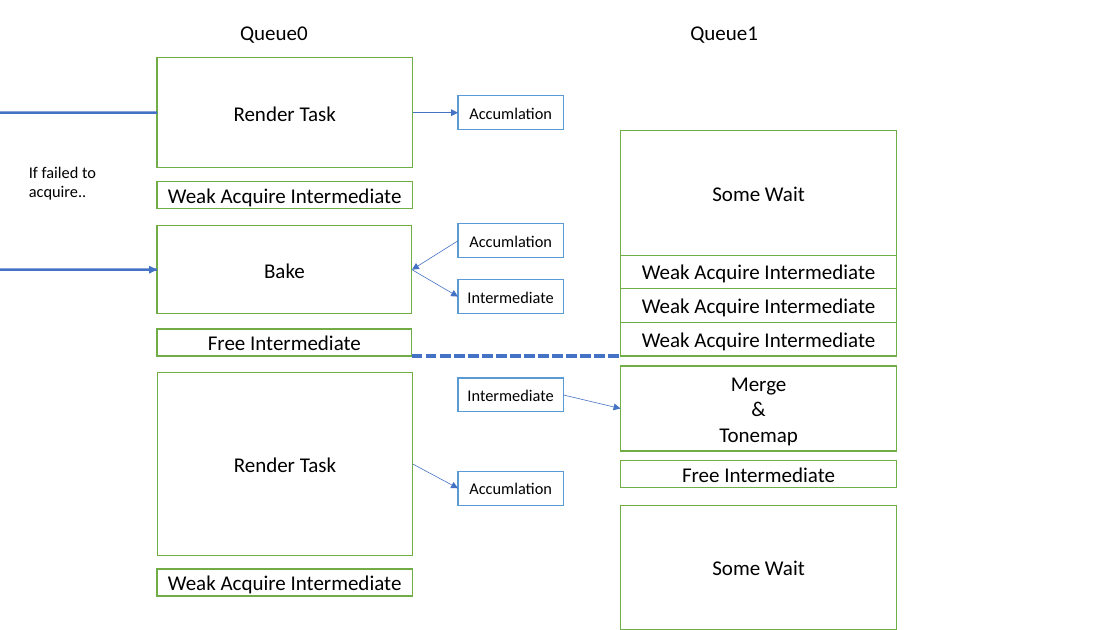
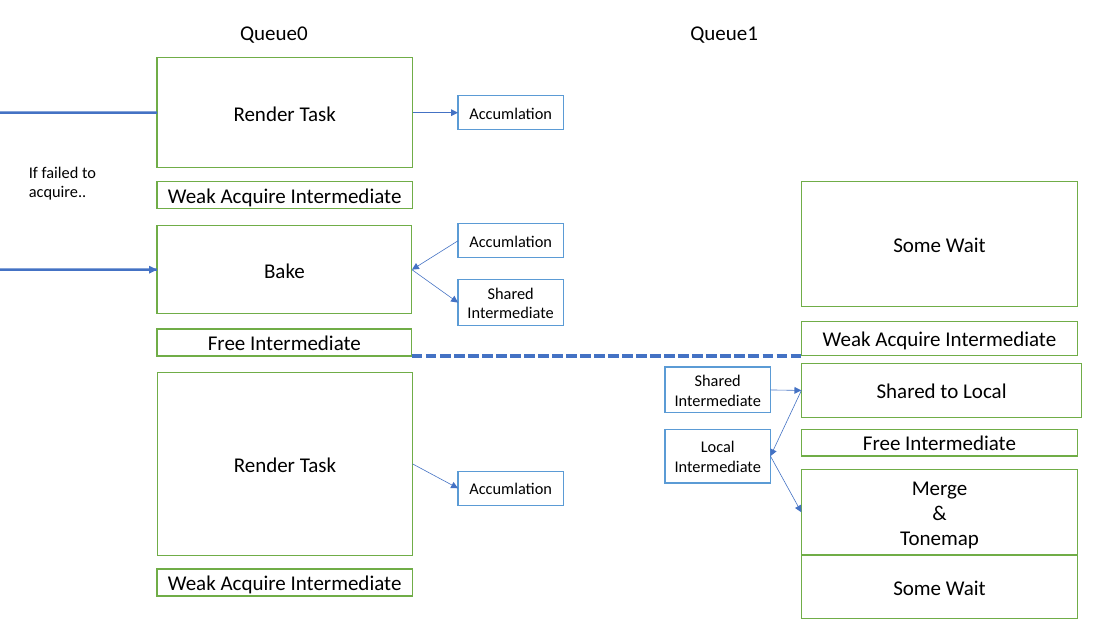
Before and after one commit to Ushio/RaccoonGPURender, a slide deck: slide 1 of notes/intermediate_schedule.pptx. Drawn at 1120x630 pixels with LibreOffice and Linux fonts; fonts in the diff are those of the drawing. Boxes give left, top, right and bottom in pixels: in the first picture for what was removed or moved away, otherwise in the second. Text is boxed around its words. In the diff, an @@ line names an element or a change of style, - is before the commit and + after.

```diff
--- a/notes/intermediate_schedule.pptx
+++ b/notes/intermediate_schedule.pptx
@@ rectangle "Some Wait": place and size @@
-rectangle "Some Wait" at (621,130,897,255)
+rectangle "Some Wait" at (802,181,1078,306)
@@ rectangle removed at (621,255,897,288) @@
-Weak Acquire Intermediate
@@ arrow moved from (412, 270) - (458, 297) to (412, 270) - (458, 302) @@
@@ rectangle "Shared": place and size @@
-rectangle "Shared" at (458,280,564,313)
+rectangle "Shared" at (458,280,564,326)
@@ text in rectangle at (488,287,534,299): paragraph added @@
+Shared
@@ rectangle removed at (621,288,897,322) @@
-Weak Acquire Intermediate
@@ rectangle "Weak Acquire Intermediate": place and size @@
-rectangle "Weak Acquire Intermediate" at (621,323,897,356)
+rectangle "Weak Acquire Intermediate" at (802,322,1078,355)
@@ line moved from (412, 356) - (621, 356) to (412, 356) - (802, 356) @@
@@ rectangle added at (665,367,771,413), fill #FFFFFF, outline #5B9BD5 1 pt, 14 pt, text #000000 @@
+Shared
+Intermediate
@@ rectangle added at (802,364,1082,418), fill #FFFFFF, outline #70AD47 1 pt, 18 pt, text #000000 @@
+Shared to Local
@@ arrow removed from (564, 395) to (621, 408) @@
@@ arrow added from (770, 390) to (802, 391), #4472C4 0.5 pt @@
@@ arrow added from (802, 391) to (770, 456), #4472C4 0.5 pt @@
@@ rectangle "Local": place and size @@
-rectangle "Local" at (458,378,564,412)
+rectangle "Local" at (665,429,771,483)
@@ text in rectangle at (701,440,735,452): paragraph added @@
+Local
@@ rectangle "Free Intermediate": place and size @@
-rectangle "Free Intermediate" at (621,461,897,488)
+rectangle "Free Intermediate" at (802,429,1078,456)
@@ arrow added from (770, 456) to (802, 513), #4472C4 0.5 pt @@
@@ rectangle "Merge": place and size @@
-rectangle "Merge" at (621,366,897,451)
+rectangle "Merge" at (802,470,1078,555)
@@ rectangle "Some Wait": place and size @@
-rectangle "Some Wait" at (621,506,897,630)
+rectangle "Some Wait" at (802,555,1078,618)
```
Also in this commit, not shown: 1 slide removed, 6 other files.
